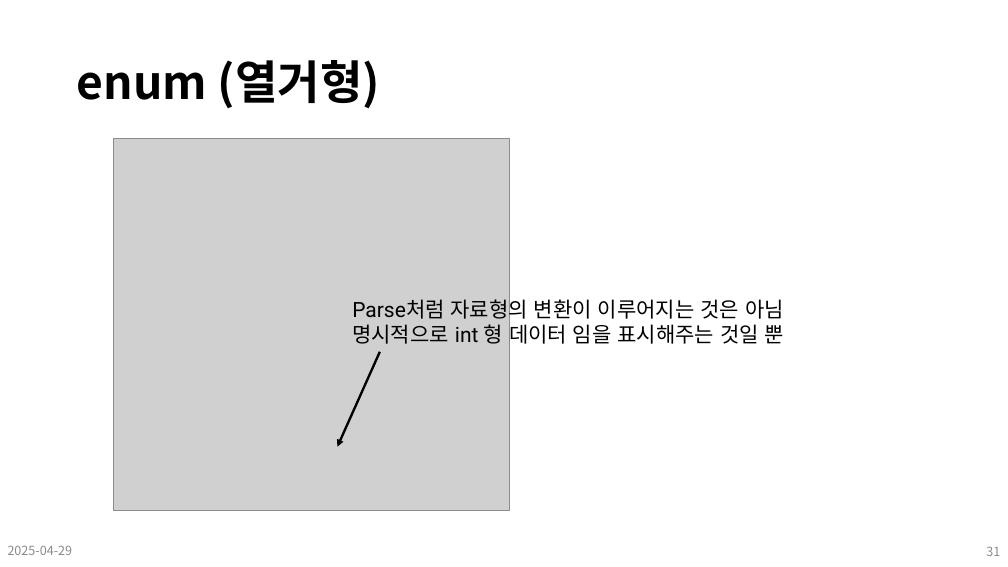
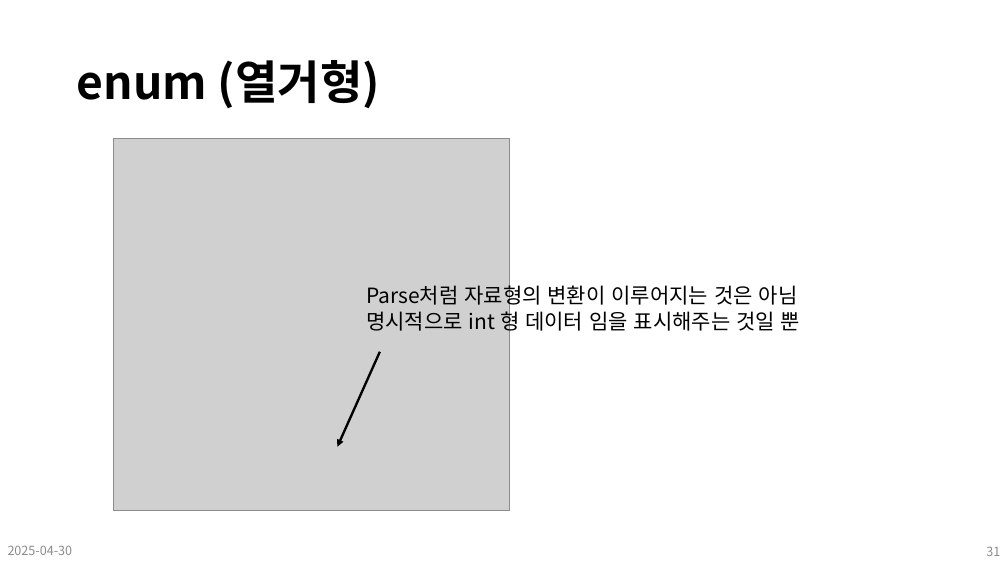
Before and after one commit to Leader-Lesson/KDT_SF_Short_5th, a slide deck: slide 31 of material/09_CSharp_기본문법 (배열, 문자열, 함수, 조건문, 반복문).pptx. Drawn at 1008x567 pixels with LibreOffice and Linux fonts; fonts in the diff are those of the drawing; grey boxes stand for pictures; background and template pictures are left out. Boxes give left, top, right and bottom in pixels: in the first picture for what was removed or moved away, otherwise in the second. Text is boxed around its words. In the diff, an @@ line names an element or a change of style, - is before the commit and + after.

```diff
--- a/material/09_CSharp_기본문법 (배열, 문자열, 함수, 조건문, 반복문).pptx
+++ b/material/09_CSharp_기본문법 (배열, 문자열, 함수, 조건문, 반복문).pptx
@@ text "Parse처럼 자료형의 변환이 이루어지는 것은 ...": place and size @@
-text "Parse처럼 자료형의 변환이 이루어지는 것은 ..." at (352, 296, 784, 348)
+text "Parse처럼 자료형의 변환이 이루어지는 것은 ..." at (366, 283, 800, 334)
@@ text "Parse처럼 자료형의 변환이 이루어지는 것은 ..." at (366, 283, 800, 334): font Roboto to Noto Sans CJK KR @@
@@ text at (8, 546, 73, 555): text changed @@
-2025-04-29
+2025-04-30
```
Also in this commit, not shown: 45 other slides changed, 16 other files.
